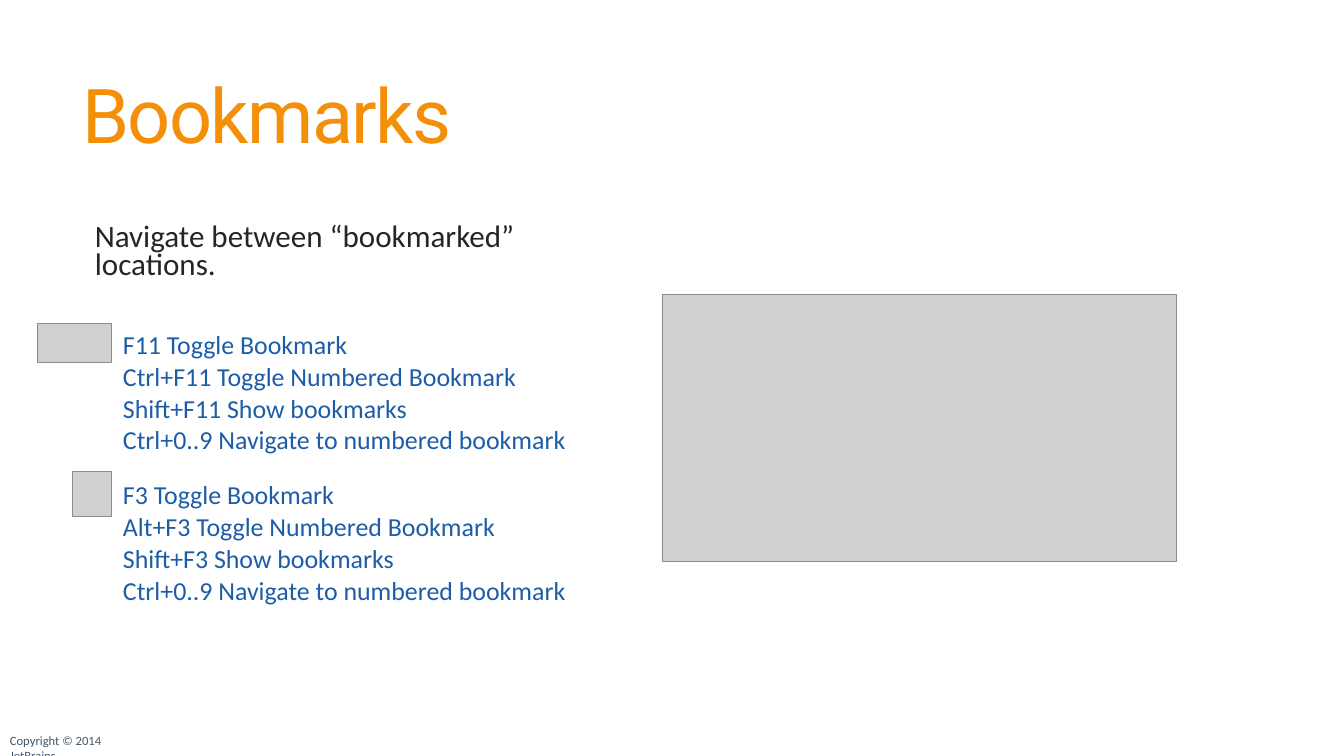
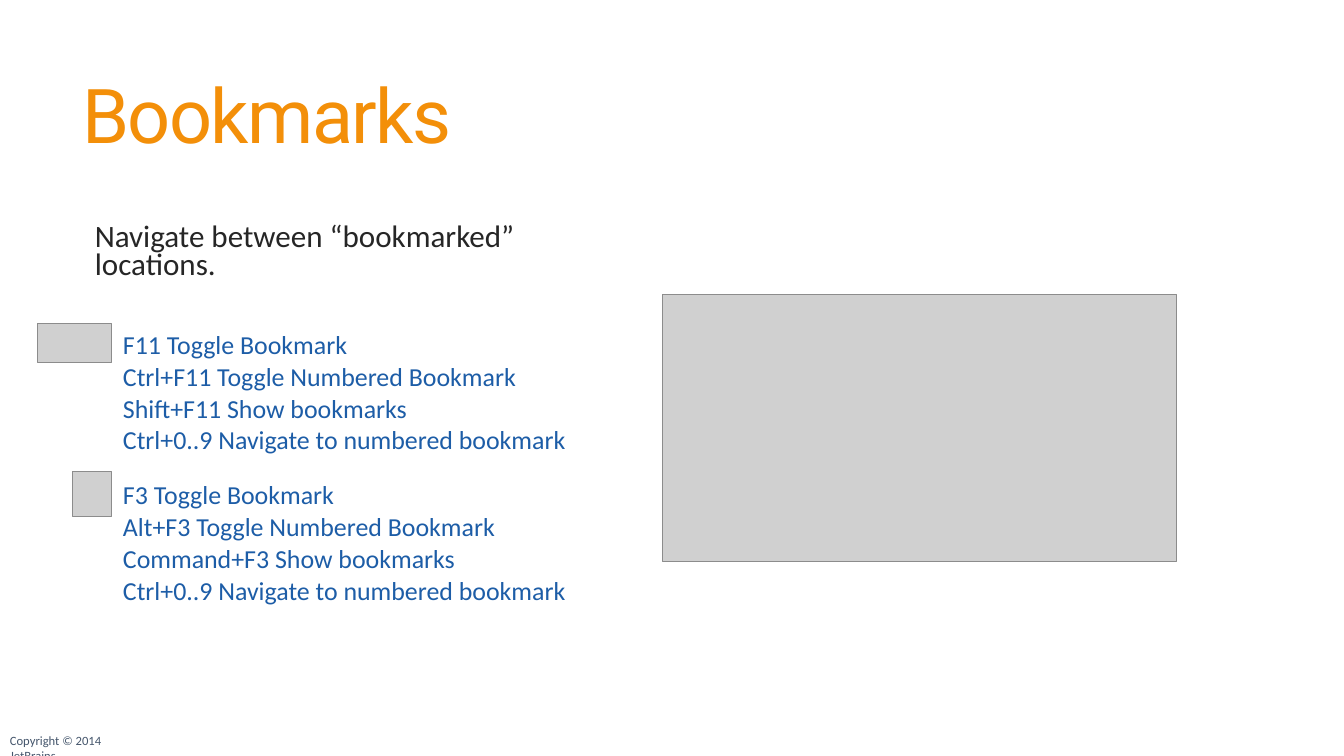
Before and after one commit to JetBrains/phpstorm-workshop, a slide deck: slide 26 of PhpStorm Workshop.pptx. Drawn at 1344x756 pixels with LibreOffice and Linux fonts; fonts in the diff are those of the drawing; grey boxes stand for pictures; background and template pictures are left out. Boxes give left, top, right and bottom in pixels: in the first picture for what was removed or moved away, otherwise in the second. Text is boxed around its words. In the diff, an @@ line names an element or a change of style, - is before the commit and + after.

```diff
--- a/PhpStorm Workshop.pptx
+++ b/PhpStorm Workshop.pptx
@@ text at <box>123,550,454,568</box>: text changed @@
-    Shift+F3 Show bookmarks
+    Command+F3 Show bookmarks
```
Also in this commit, not shown: 29 other slides changed, 1 other file.
